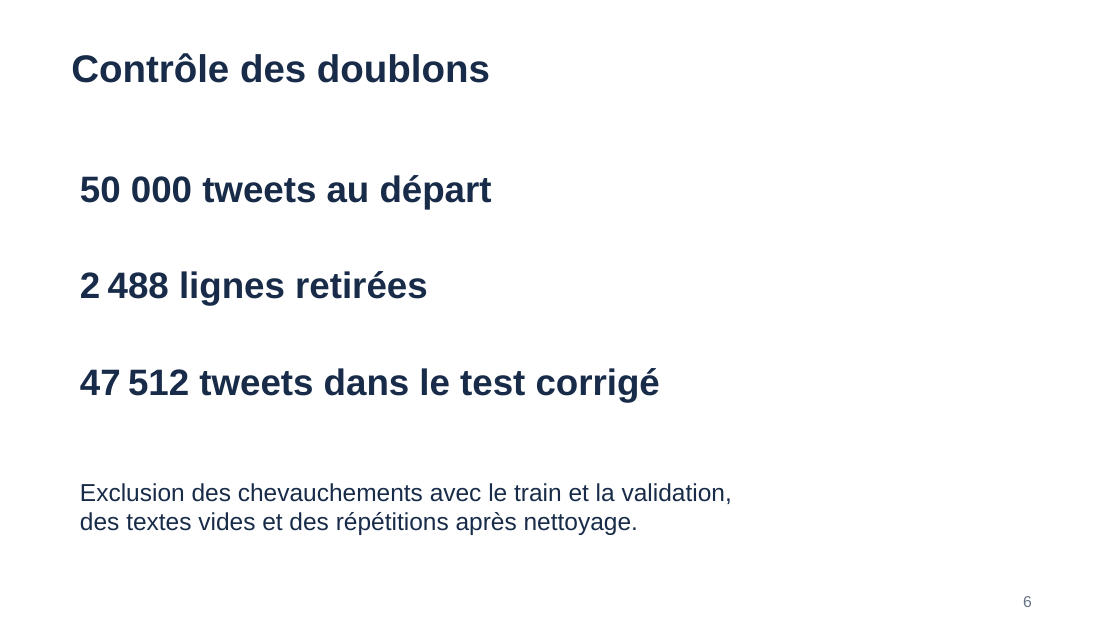
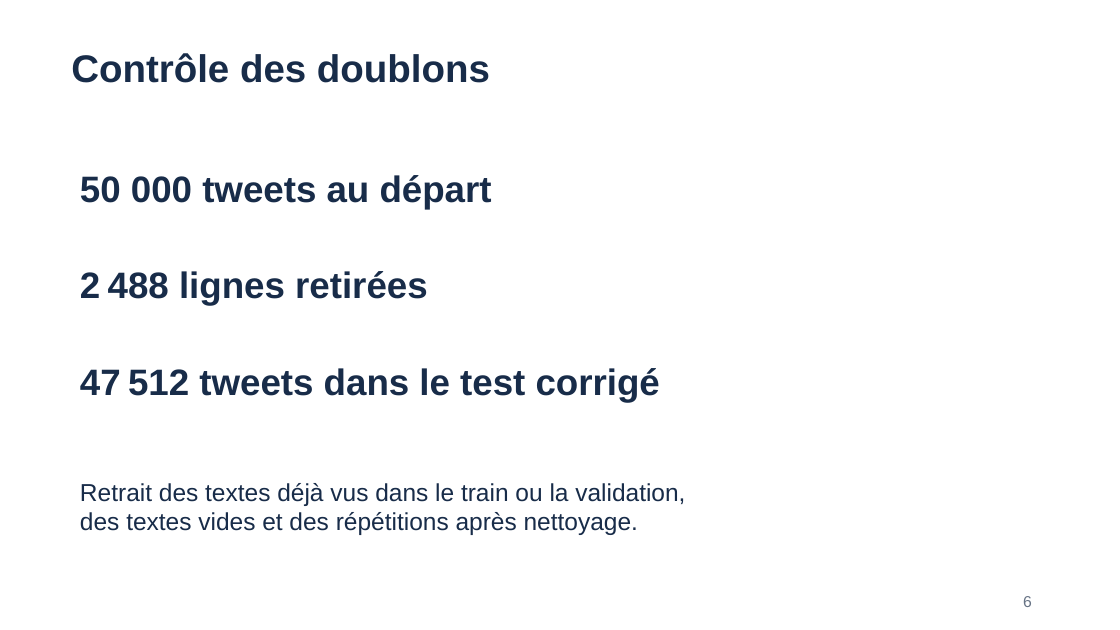
Before and after one commit to CaNaLLx/OpenClassrooms_projet_9, a slide deck: slide 6 of Livrables/CHARDON_Allan_5_presentation_082026.pptx. Drawn at 1120x630 pixels with LibreOffice and Linux fonts; fonts in the diff are those of the drawing. Boxes give left, top, right and bottom in pixels: in the first picture for what was removed or moved away, otherwise in the second. Text is boxed around its words. In the diff, an @@ line names an element or a change of style, - is before the commit and + after.

```diff
--- a/Livrables/CHARDON_Allan_5_presentation_082026.pptx
+++ b/Livrables/CHARDON_Allan_5_presentation_082026.pptx
@@ text at [80,483,685,506]: text changed @@
-Exclusion des chevauchements avec le train et la validation,
+Retrait des textes déjà vus dans le train ou la validation,
```
Also in this commit, not shown: 15 other slides changed, 15 other files.
